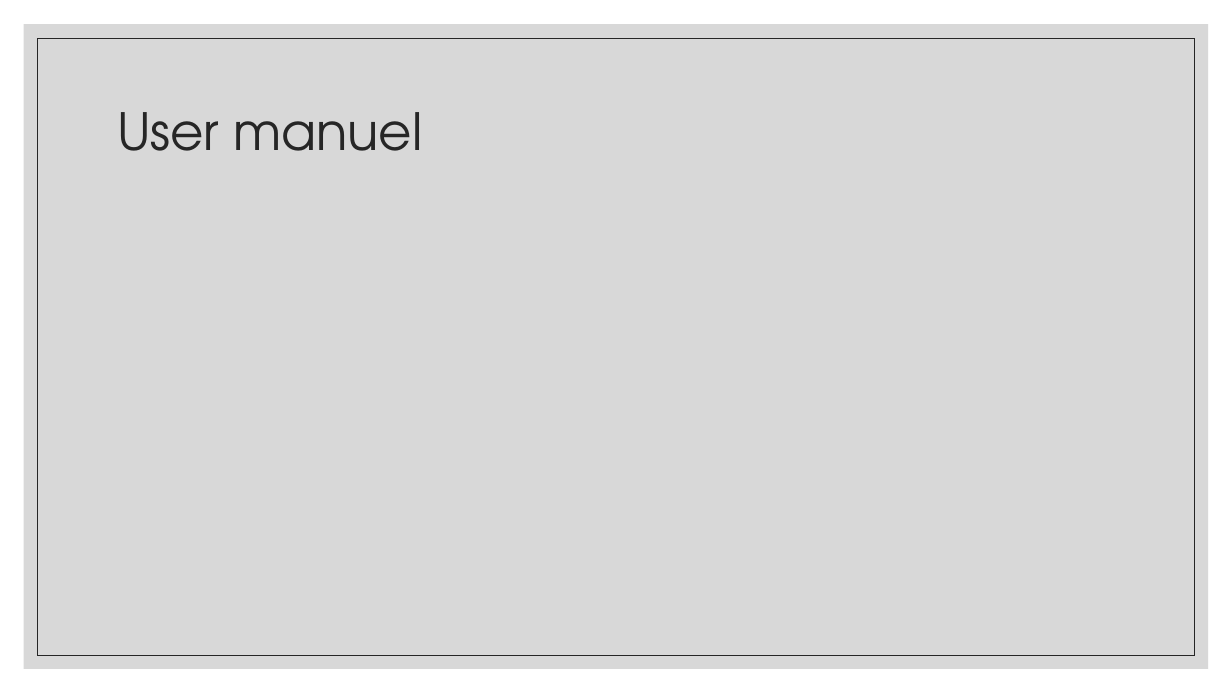
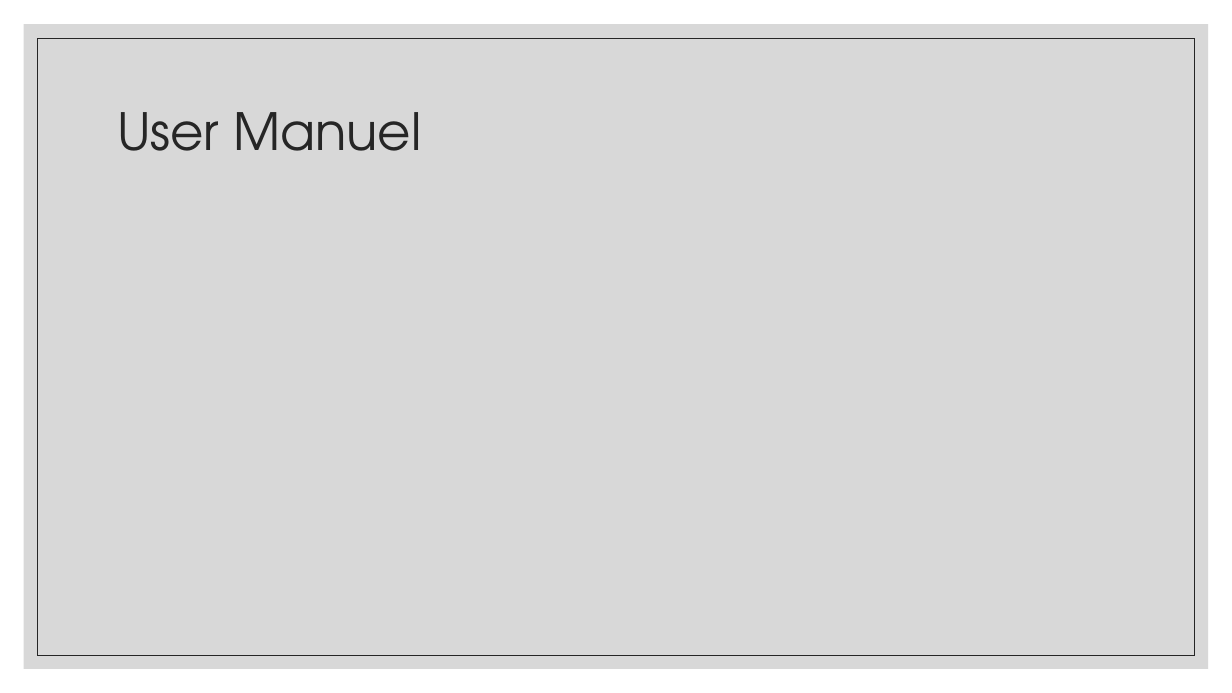
Before and after one commit to KershawK5646/CapstoneProject, a slide deck: slide 8 of Presentation/MakerSpace.pptx. Drawn at 1232x693 pixels with LibreOffice and Linux fonts; fonts in the diff are those of the drawing. Boxes give left, top, right and bottom in pixels: in the first picture for what was removed or moved away, otherwise in the second. Text is boxed around its words. In the diff, an @@ line names an element or a change of style, - is before the commit and + after.

```diff
--- a/Presentation/MakerSpace.pptx
+++ b/Presentation/MakerSpace.pptx
@@ title at box(117, 112, 421, 151): text changed @@
-User manuel
+User Manuel
```
Also in this commit, not shown: 5 other slides changed.
